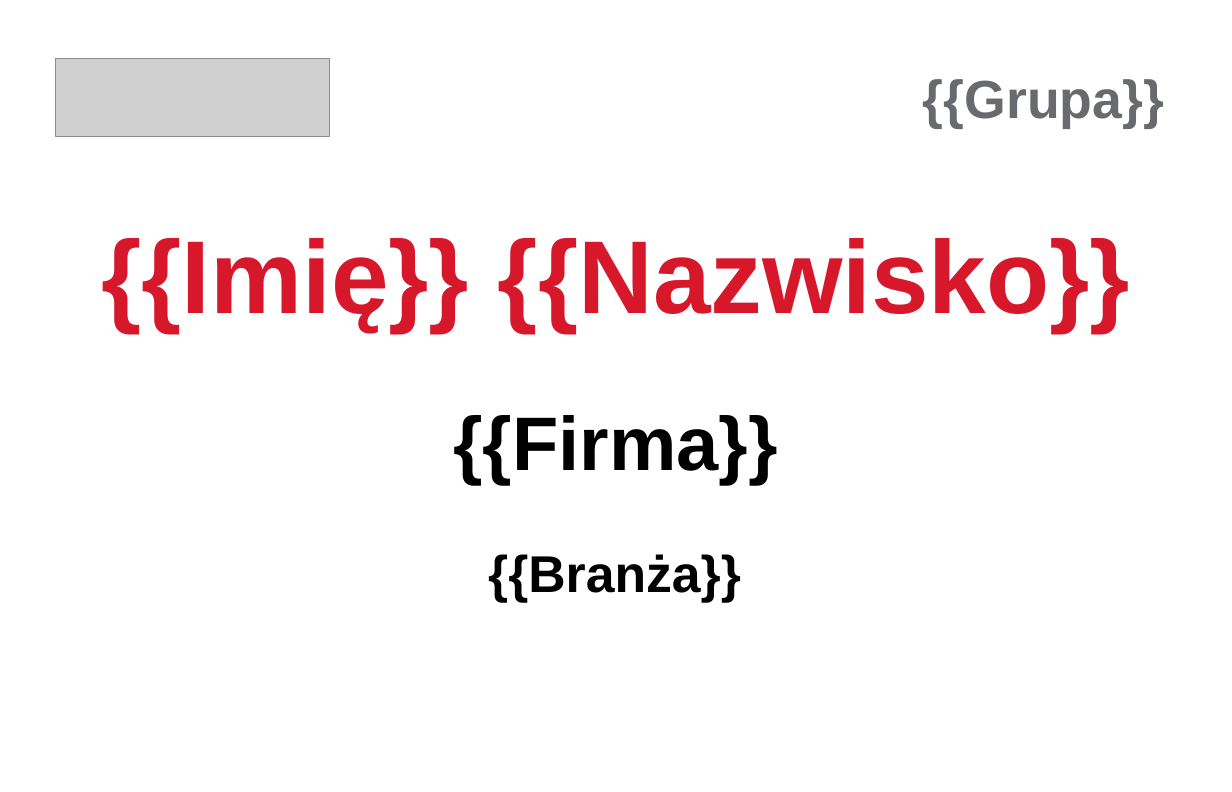
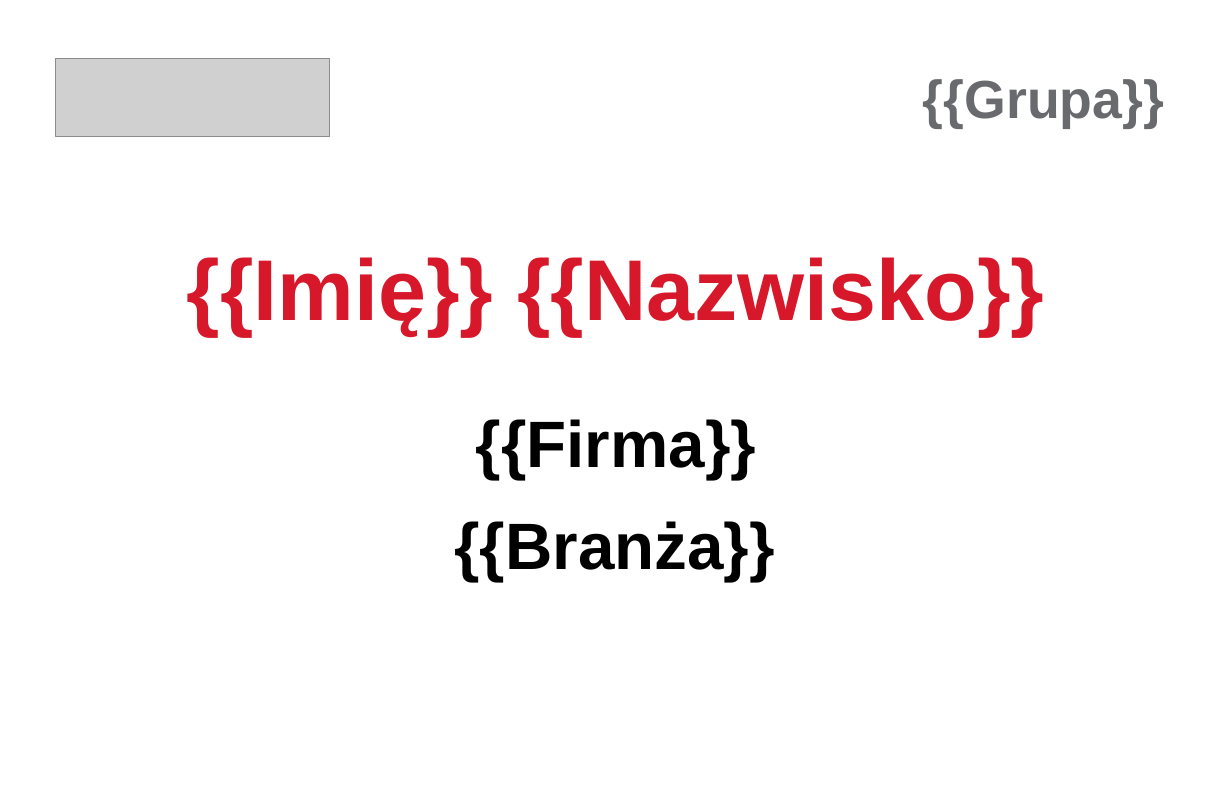
Before and after one commit to pwyczolkowski-ux/tc-event-tool, a slide deck: slide 2 of Badge CC.pptx. Drawn at 1232x792 pixels with LibreOffice and Linux fonts; fonts in the diff are those of the drawing; grey boxes stand for pictures. Boxes give left, top, right and bottom in pixels: in the first picture for what was removed or moved away, otherwise in the second. Text is boxed around its words. In the diff, an @@ line names an element or a change of style, - is before the commit and + after.

```diff
--- a/Badge CC.pptx
+++ b/Badge CC.pptx
@@ text "{{Imię}} {{Nazwisko}}": place and size @@
-text "{{Imię}} {{Nazwisko}}" at [101,238,1130,332]
+text "{{Imię}} {{Nazwisko}}" at [187,257,1044,335]
@@ text "{{Imię}} {{Nazwisko}}" at [187,257,1044,335]: size 60 to 50 pt @@
@@ text "{{Firma}}": place and size @@
-text "{{Firma}}" at [453,415,777,484]
+text "{{Firma}}" at [476,419,756,479]
@@ text "{{Firma}}" at [476,419,756,479]: size 44 to 38 pt @@
@@ text "{{Branża}}": place and size @@
-text "{{Branża}}" at [488,554,741,603]
+text "{{Branża}}" at [454,521,775,581]
@@ text "{{Branża}}" at [454,521,775,581]: size 30 to 38 pt @@
```
Also in this commit, not shown: 2 other slides changed.
